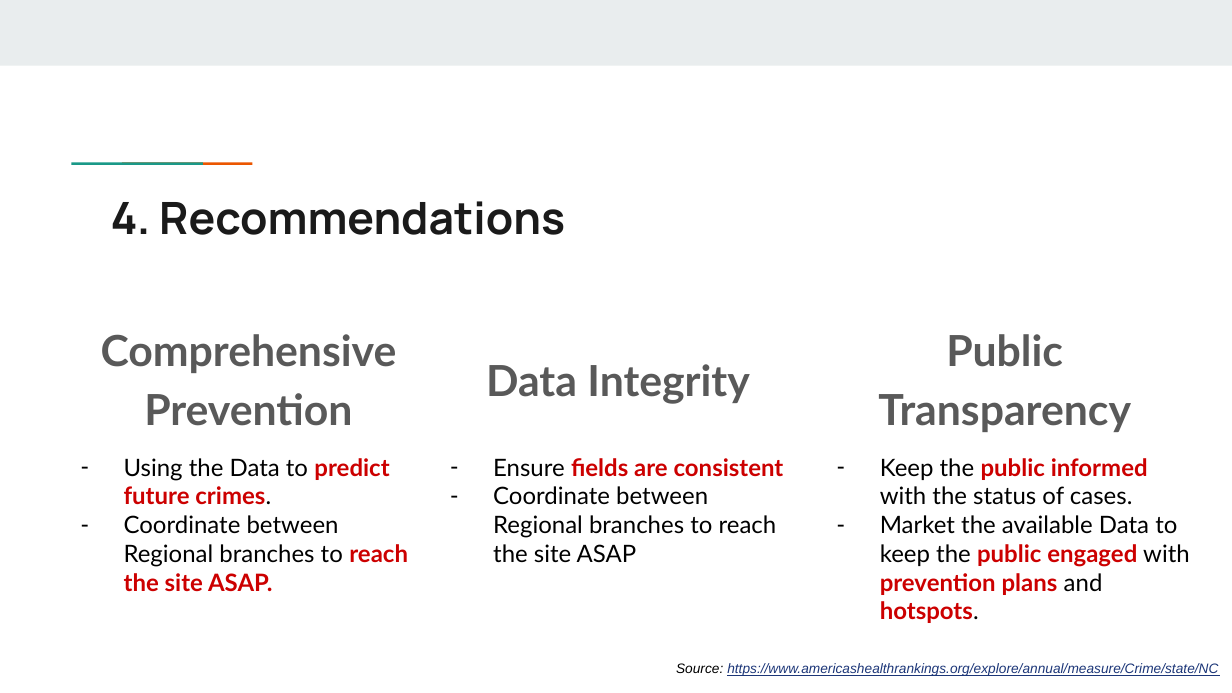
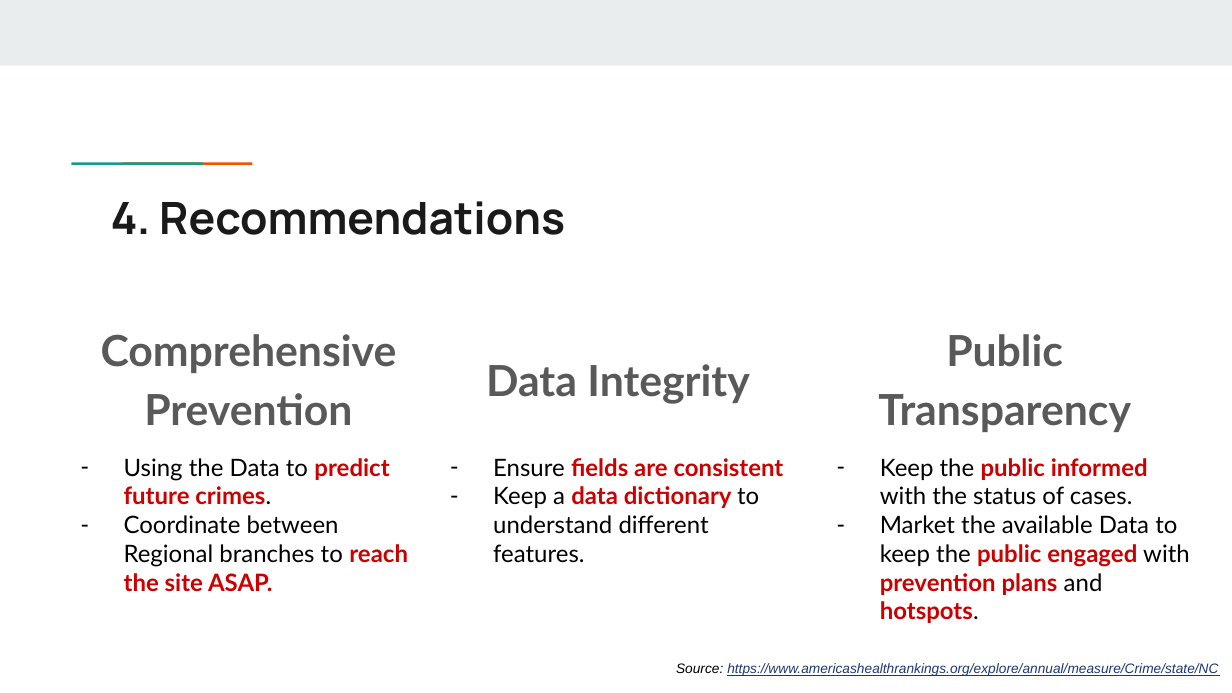
Before and after one commit to siddley1001/NCState_Datathon21, a slide deck: slide 13 of U_Siddhartha Vanam.pptx. Drawn at 1232x693 pixels with LibreOffice and Linux fonts; fonts in the diff are those of the drawing. Boxes give left, top, right and bottom in pixels: in the first picture for what was removed or moved away, otherwise in the second. Text is boxed around its words. In the diff, an @@ line names an element or a change of style, - is before the commit and + after.

Commit message:
Add files via upload
typo

```diff
--- a/U_Siddhartha Vanam.pptx
+++ b/U_Siddhartha Vanam.pptx
@@ text at (x1=493, y1=486, x2=759, y2=563): text changed @@
-– Coordinate between Regional branches to reach the site ASAP
+– Keep a data dictionary to understand different features.
```
